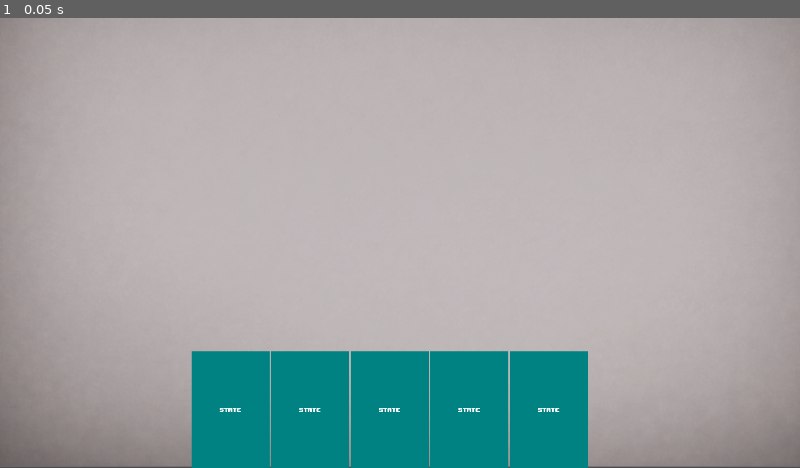
Above: before the commit, frame 1.
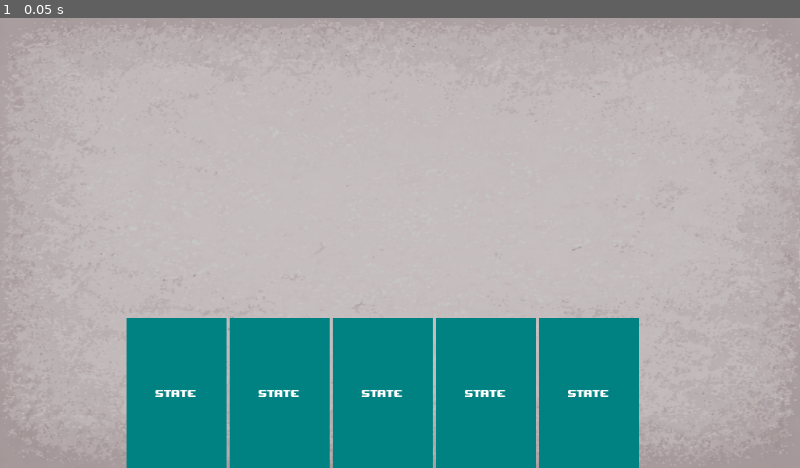
Above: after the commit, the same moment.

Repository: RadKob/game_
Game: Godot game, scene res://scenes/battle/battle.tscn
The game is run twice, just before and just after one commit, with the same random seed, the same clock (stepped at 60 frames per second) and the same inputs.
Inputs:
- Up to frame 1 (0.05 s): no input

The runs differ from the first frame. In frame 1, 16% of the frame differs, in the area x 0-100%, y 0-100%.

Commit message:
Fifth commit - Add scripts for the 4 States

Diff:
--- a/project.godot
+++ b/project.godot
@@ -17,10 +17,10 @@
 
 [display]
 
-window/size/viewport_width=1920
-window/size/viewport_height=1080
-window/size/window_width_override=1920
-window/size/window_height_override=1080
+window/size/viewport_width=1024
+window/size/viewport_height=576
+window/size/window_width_override=1024
+window/size/window_height_override=576
 window/stretch/mode="viewport"
 
 [layer_names]
--- a/scenes/battle/battle.tscn
+++ b/scenes/battle/battle.tscn
@@ -1,17 +1,16 @@
 [gd_scene load_steps=4 format=3 uid="uid://ceg20ts2igh34"]
 
-[ext_resource type="Texture2D" uid="uid://cx1w8hed0kdtl" path="res://art/background.png" id="1_7gynk"]
+[ext_resource type="Texture2D" uid="uid://crvy4axl011po" path="res://art/background.png" id="1_7gynk"]
 [ext_resource type="PackedScene" uid="uid://do6vl01bx1air" path="res://scenes/card_ui/card_ui.tscn" id="2_ffvsa"]
 
 [sub_resource type="RectangleShape2D" id="RectangleShape2D_7gynk"]
-size = Vector2(640, 640)
+size = Vector2(64, 64)
 
 [node name="Battle" type="Node2D"]
 metadata/_edit_lock_ = true
 
 [node name="Background" type="Sprite2D" parent="."]
 modulate = Color(0.783523, 0.783523, 0.783523, 1)
-scale = Vector2(1, 0.997)
 texture = ExtResource("1_7gynk")
 centered = false
 metadata/_edit_lock_ = true
@@ -20,7 +19,8 @@
 collision_layer = 2
 
 [node name="CollisionShape2D" type="CollisionShape2D" parent="CardDropArea"]
-position = Vector2(905, 384)
+position = Vector2(402, 255)
+scale = Vector2(2, 2)
 shape = SubResource("RectangleShape2D_7gynk")
 
 [node name="BattleUI" type="CanvasLayer" parent="."]
@@ -31,9 +31,9 @@
 anchor_top = 1.0
 anchor_right = 0.5
 anchor_bottom = 1.0
-offset_left = -500.0
-offset_top = -280.0
-offset_right = 500.0
+offset_left = -350.0
+offset_top = -192.0
+offset_right = 350.0
 grow_horizontal = 2
 grow_vertical = 0
 
@@ -52,3 +52,4 @@
 
 [node name="CardUI5" parent="BattleUI/Hand" instance=ExtResource("2_ffvsa")]
 layout_mode = 2
+size_flags_horizontal = 0
--- /dev/null
+++ b/scenes/card_ui/card_states/card_base_state.gd
@@ -0,0 +1,11 @@
+extends CardState
+
+
+# Called when the node enters the scene tree for the first time.
+func _ready() -> void:
+	pass # Replace with function body.
+
+
+# Called every frame. 'delta' is the elapsed time since the previous frame.
+func _process(delta: float) -> void:
+	pass
--- /dev/null
+++ b/scenes/card_ui/card_states/card_clicked_state.gd
@@ -0,0 +1,11 @@
+extends CardState
+
+
+# Called when the node enters the scene tree for the first time.
+func _ready() -> void:
+	pass # Replace with function body.
+
+
+# Called every frame. 'delta' is the elapsed time since the previous frame.
+func _process(delta: float) -> void:
+	pass
--- /dev/null
+++ b/scenes/card_ui/card_states/card_dragging_state.gd
@@ -0,0 +1,11 @@
+extends CardState
+
+
+# Called when the node enters the scene tree for the first time.
+func _ready() -> void:
+	pass # Replace with function body.
+
+
+# Called every frame. 'delta' is the elapsed time since the previous frame.
+func _process(delta: float) -> void:
+	pass
--- /dev/null
+++ b/scenes/card_ui/card_states/card_relased_state.gd
@@ -0,0 +1,11 @@
+extends CardState
+
+
+# Called when the node enters the scene tree for the first time.
+func _ready() -> void:
+	pass # Replace with function body.
+
+
+# Called every frame. 'delta' is the elapsed time since the previous frame.
+func _process(delta: float) -> void:
+	pass
--- a/scenes/card_ui/card_ui.tscn
+++ b/scenes/card_ui/card_ui.tscn
@@ -1,20 +1,28 @@
-[gd_scene load_steps=5 format=3 uid="uid://do6vl01bx1air"]
+[gd_scene load_steps=9 format=3 uid="uid://do6vl01bx1air"]
 
 [ext_resource type="Theme" uid="uid://c10kqjrk4hc5w" path="res://main_theme.tres" id="1_gy3gl"]
 [ext_resource type="Script" uid="uid://irftvv7jgdlm" path="res://scenes/card_ui/card_ui.gd" id="2_els2s"]
 [ext_resource type="Script" uid="uid://cihw86h3r77wv" path="res://scenes/card_ui/card_state_machine.gd" id="3_psaan"]
+[ext_resource type="Script" uid="uid://btslow3tbc74p" path="res://scenes/card_ui/card_states/card_base_state.gd" id="4_orrkt"]
+[ext_resource type="Script" uid="uid://cflnwcjvukdme" path="res://scenes/card_ui/card_states/card_clicked_state.gd" id="5_yxx8x"]
+[ext_resource type="Script" uid="uid://lihy37huo7ie" path="res://scenes/card_ui/card_states/card_dragging_state.gd" id="6_ci03s"]
+[ext_resource type="Script" uid="uid://dc3yuvejy8e2w" path="res://scenes/card_ui/card_states/card_relased_state.gd" id="7_js3ux"]
 
 [sub_resource type="RectangleShape2D" id="RectangleShape2D_gy3gl"]
-size = Vector2(187, 280)
+size = Vector2(128, 192)
 
 [node name="CardUI" type="Control"]
-custom_minimum_size = Vector2(187, 280)
+custom_minimum_size = Vector2(128, 192)
 layout_mode = 3
-anchors_preset = 15
-anchor_right = 1.0
-anchor_bottom = 1.0
-offset_right = -1733.0
-offset_bottom = -800.0
+anchors_preset = 8
+anchor_left = 0.5
+anchor_top = 0.5
+anchor_right = 0.5
+anchor_bottom = 0.5
+offset_left = -512.0
+offset_top = -288.0
+offset_right = -384.0
+offset_bottom = -96.0
 grow_horizontal = 2
 grow_vertical = 2
 theme = ExtResource("1_gy3gl")
@@ -45,8 +53,24 @@
 monitorable = false
 
 [node name="CollisionShape2D" type="CollisionShape2D" parent="DropPointDetector"]
-position = Vector2(93.5, 140)
+position = Vector2(64, 96)
 shape = SubResource("RectangleShape2D_gy3gl")
 
-[node name="CardStateMachine" type="Node" parent="."]
+[node name="CardStateMachine" type="Node" parent="." node_paths=PackedStringArray("initial_state")]
 script = ExtResource("3_psaan")
+initial_state = NodePath("CardBaseState")
+
+[node name="CardBaseState" type="Node" parent="CardStateMachine"]
+script = ExtResource("4_orrkt")
+
+[node name="CardClickedState" type="Node" parent="CardStateMachine"]
+script = ExtResource("5_yxx8x")
+state = 1
+
+[node name="CardDraggingState" type="Node" parent="CardStateMachine"]
+script = ExtResource("6_ci03s")
+state = 2
+
+[node name="CardRelasedState" type="Node" parent="CardStateMachine"]
+script = ExtResource("7_js3ux")
+state = 4
Binary file changed: art/background.png
Not shown, changed: art/background.png.import
Not shown, added: scenes/card_ui/card_states/card_base_state.gd.uid
Not shown, added: scenes/card_ui/card_states/card_clicked_state.gd.uid
Not shown, added: scenes/card_ui/card_states/card_dragging_state.gd.uid
Not shown, added: scenes/card_ui/card_states/card_relased_state.gd.uid
